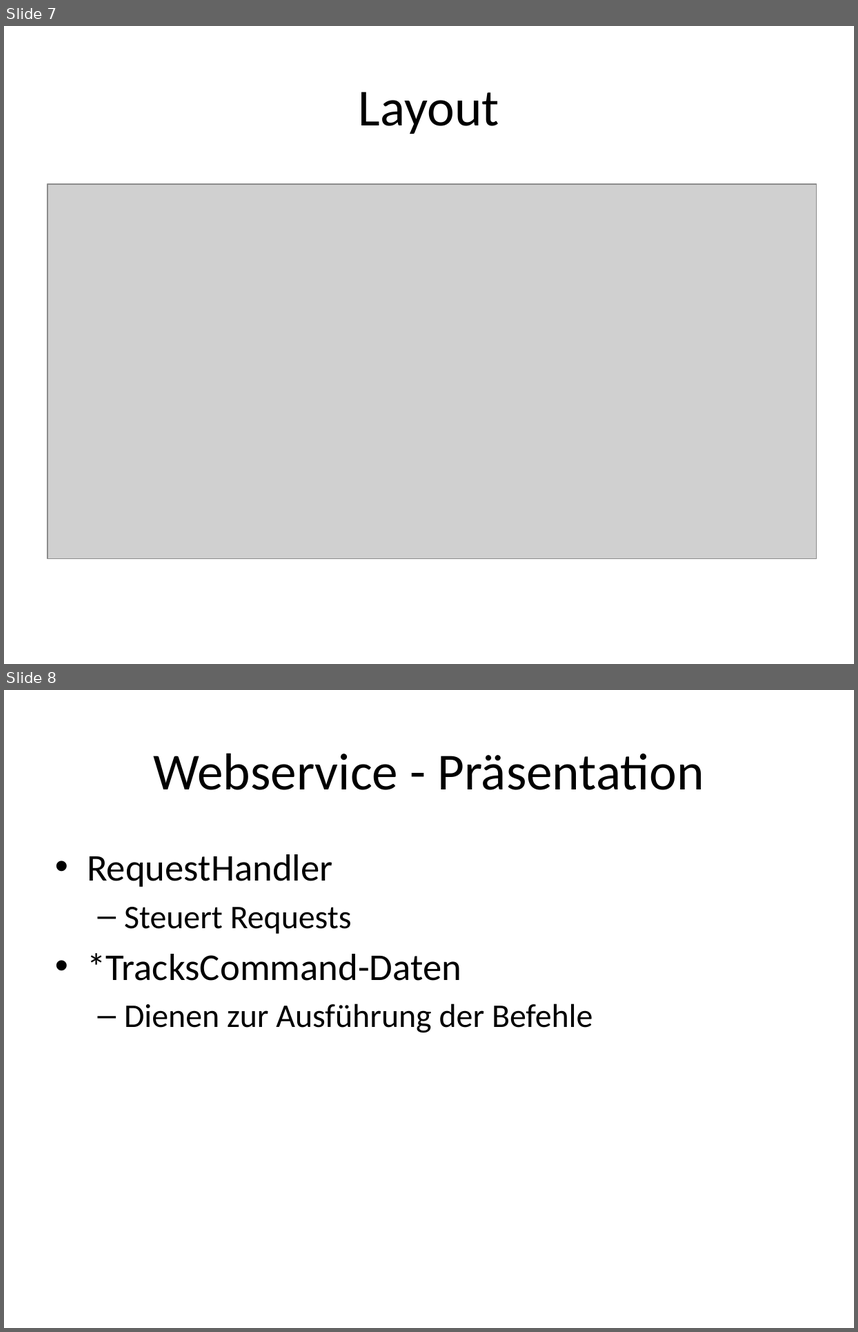
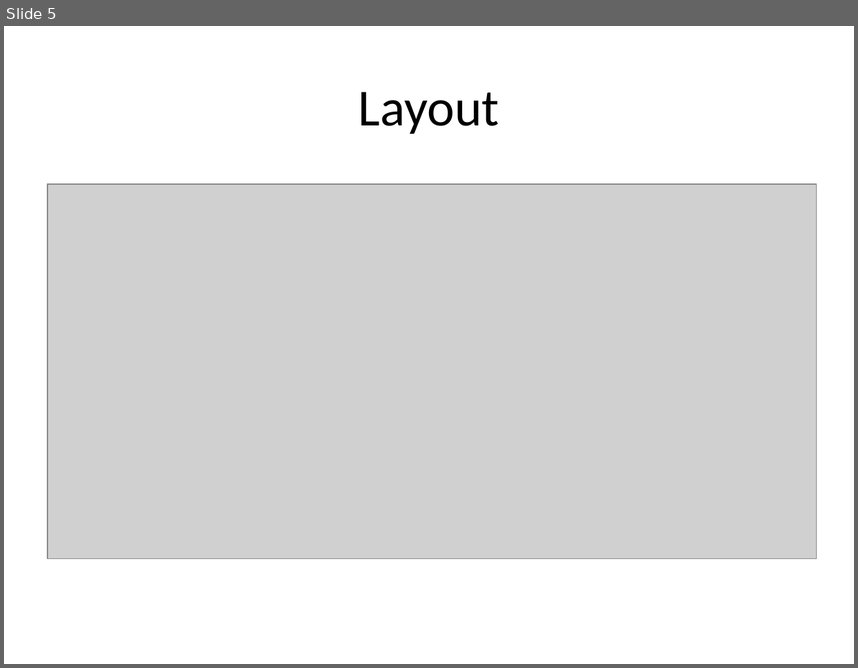
Before and after one commit to patpiech88/SportfreundeRFH, a slide deck: Dokumentation/SportfreundeRFH.pptx. Shown one above the other, each under a label of ours: slides 7 and 8 before the commit, slide 5 after it. The pictures are 858x1332 and 858x668 pixels, drawn with LibreOffice and Linux fonts; fonts in the diff are those of the drawing; grey boxes stand for pictures. Boxes give left, top, right and bottom in pixels: in the first picture for what was removed or moved away, otherwise in the second. Text is boxed around its words. In the diff, an @@ line names an element or a change of style, - is before the commit and + after.

```diff
--- a/Dokumentation/SportfreundeRFH.pptx
+++ b/Dokumentation/SportfreundeRFH.pptx
@@ slide 8 removed at box(4, 690, 854, 1328), background #FFFFFF @@
@@ title removed at box(153, 753, 704, 790) @@
-Webservice - Präsentation
@@ text removed at box(87, 854, 593, 1033) @@
-• RequestHandler
-  – Steuert Requests
-• *TracksCommand-Daten
-  – Dienen zur Ausführung der Befehle
@@ what was slide 7 is now slide 5 @@
```
Also in this commit, not shown: 5 slides changed, 9 slides added, 5 other slides removed.
